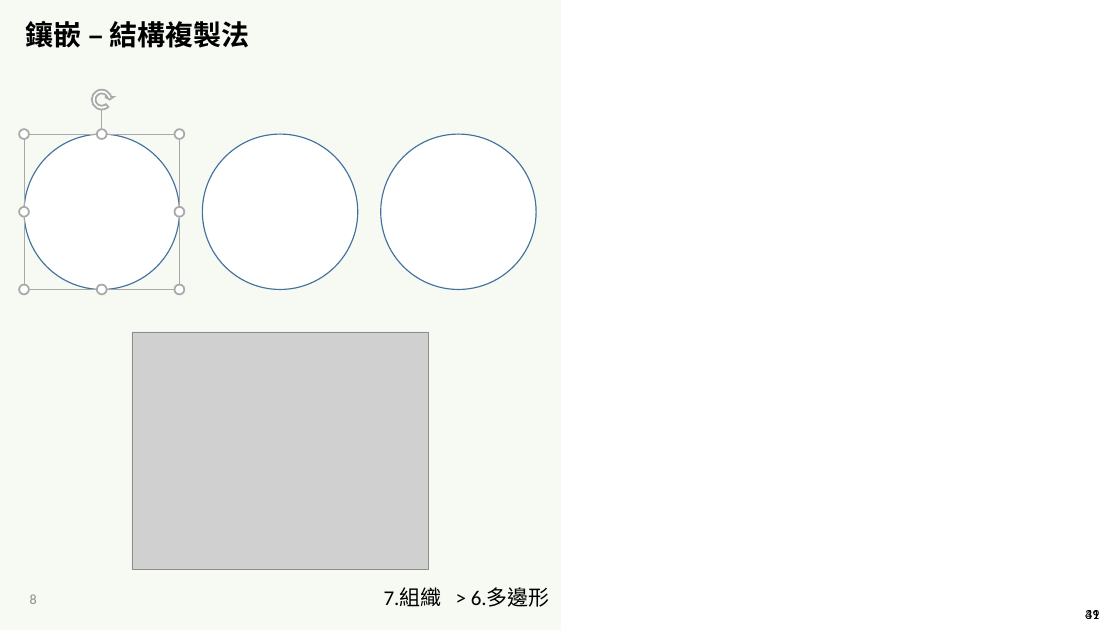
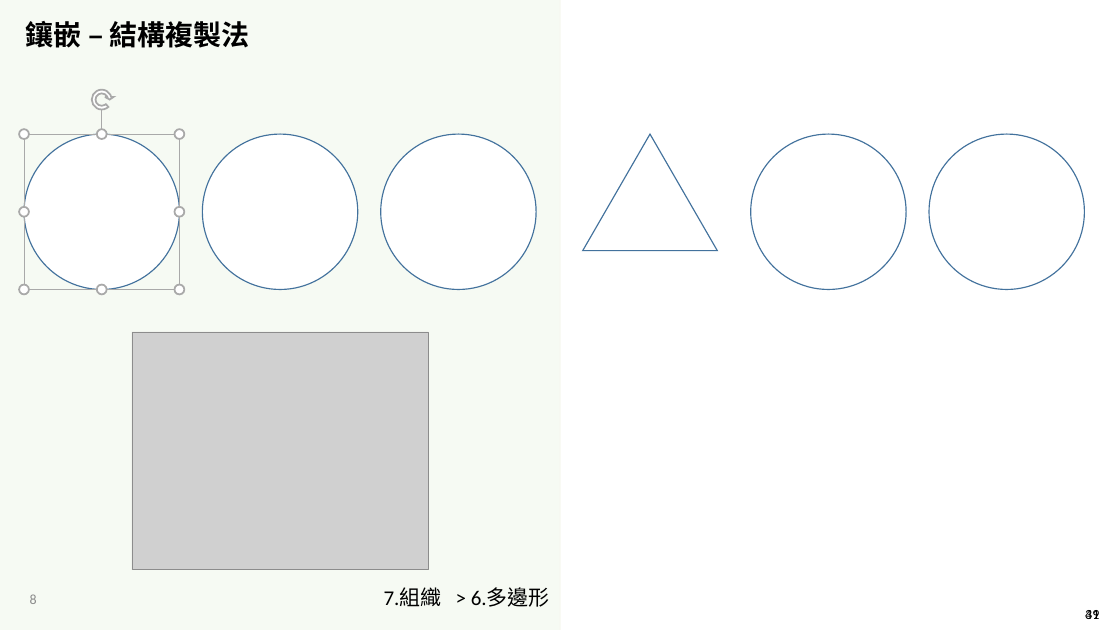
Before and after one commit to LittleD3092/My-Vault, a slide deck: slide 8 of Patterning and Drawing/4/AMA-數藝-5-1-2-密鋪-基礎-直接法-2023-1104.pptx. Drawn at 1120x630 pixels with LibreOffice and Linux fonts; fonts in the diff are those of the drawing; grey boxes stand for pictures; background and template pictures are left out. Boxes give left, top, right and bottom in pixels: in the first picture for what was removed or moved away, otherwise in the second. Text is boxed around its words. In the diff, an @@ line names an element or a change of style, - is before the commit and + after.

```diff
--- a/Patterning and Drawing/4/AMA-數藝-5-1-2-密鋪-基礎-直接法-2023-1104.pptx
+++ b/Patterning and Drawing/4/AMA-數藝-5-1-2-密鋪-基礎-直接法-2023-1104.pptx
@@ freeform shape added at [583,134,718,251], outline #43739E 1 pt @@
@@ ellipse added at [751,134,907,290], fill #FFFFFF, outline #43739E 1 pt @@
@@ ellipse added at [929,134,1085,290], fill #FFFFFF, outline #43739E 1 pt @@
```
Also in this commit, not shown: 35 other slides changed, 2 slides added, 2 other files.
